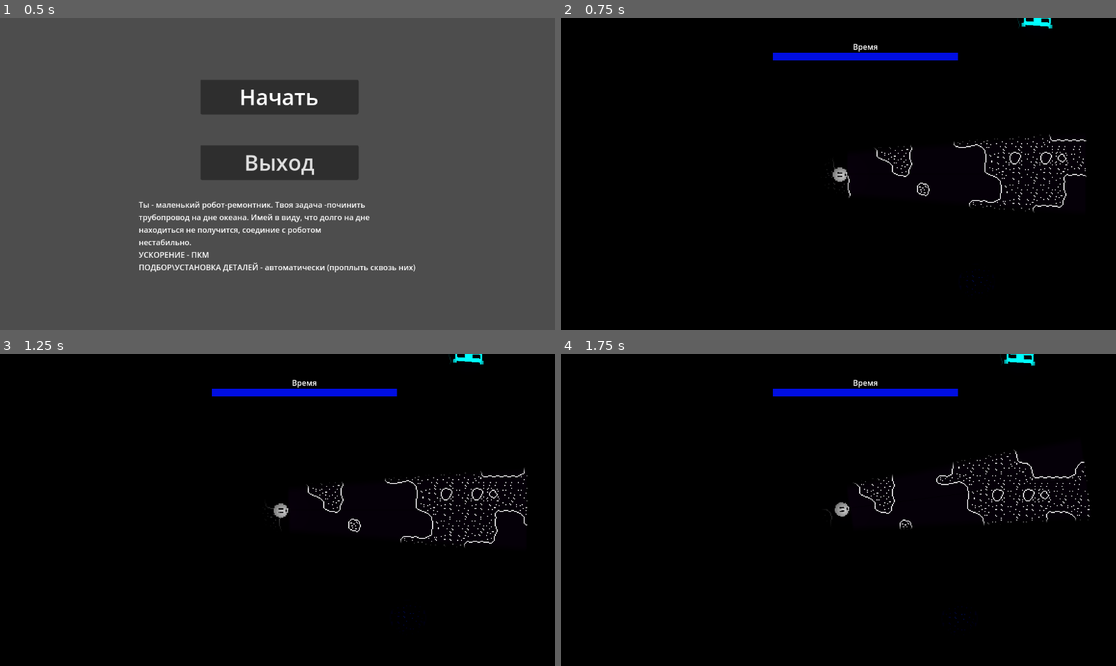
Above: before the commit, frames 1-4 (two rows, left to right).
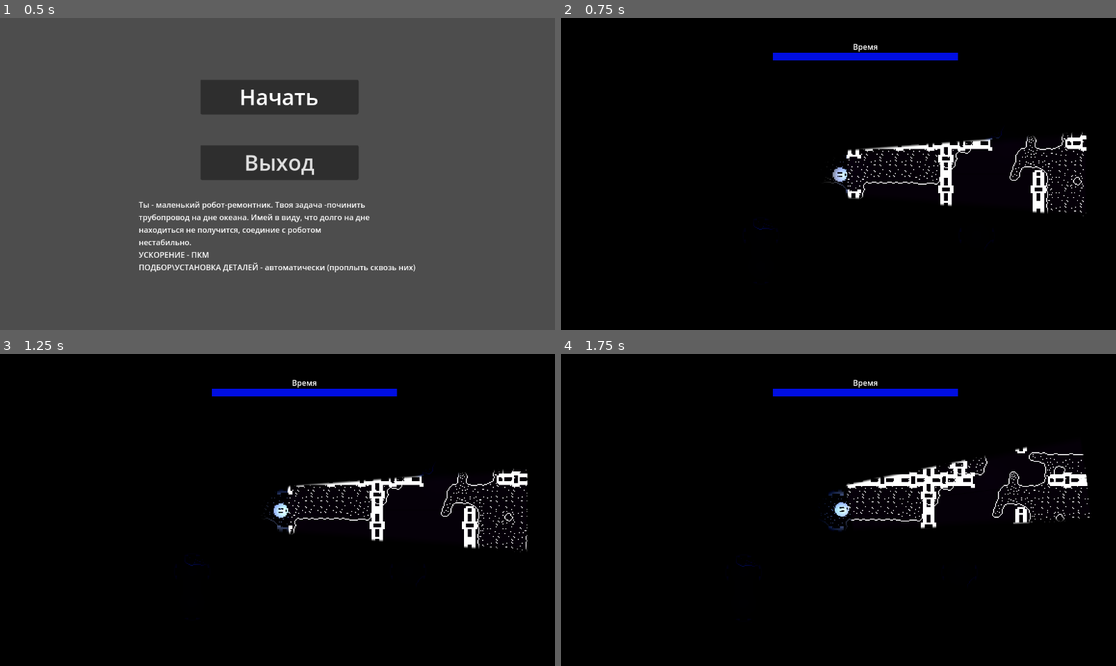
Above: after the commit, the same moments.

Repository: Overlord1704/PashtetJam1
Game: Godot game, scene res://scenes/StartMenu/start_menu.tscn
Same seed, same stepped clock (60 frames per second), same inputs: the game is played once before the commit and once after it.
Inputs (mouse positions are in pixels of both pictures, inside the frame that each line leads up to):
- Up to frame 1 (0.5 s): no input
- Up to frame 2 (0.75 s): click "Начать" at 0.5 s
- Up to frame 3 (1.25 s): no input
- Up to frame 4 (1.75 s): move the mouse to (960, 494) at 1.27 s; click (960, 494) at 1.42 s

Frame 1 is identical in both runs. In frame 2, 2.6% of the frame differs, in the area x 34-95%, y 0-89%; in frame 3, 2.6%; in frame 4, 2.9%, in the area x 31-96%, y 0-90%.

Commit message:
offsets

Diff:
--- a/scenes/Level/Location.gd
+++ b/scenes/Level/Location.gd
@@ -148,6 +148,8 @@
 func build():
 	var n = _grid.size()
 	var m = _grid[0].size()
+
+	global_position = -Vector2(scale.x * m * TILE / 2, scale.y * n * TILE / 2)
 
 	# таблица спрайтов
 	_sprites = []
--- a/scenes/Level/level.tscn
+++ b/scenes/Level/level.tscn
@@ -28,7 +28,6 @@
 
 [node name="SandMap" type="TileMap" parent="."]
 modulate = Color(0.501961, 0.501961, 0.501961, 1)
-position = Vector2(-320, -800)
 scale = Vector2(4, 4)
 tile_set = ExtResource("1_7oxu2")
 format = 2
@@ -37,7 +36,7 @@
 layer_1/name = "Border"
 layer_1/tile_data = PackedInt32Array()
 script = ExtResource("2_urldr")
-zone = Rect2i(-32, -32, 96, 96)
+zone = Rect2i(-64, -64, 128, 128)
 noise_scale = 12.0
 
 [node name="Player" parent="." instance=ExtResource("1_0m6js")]
